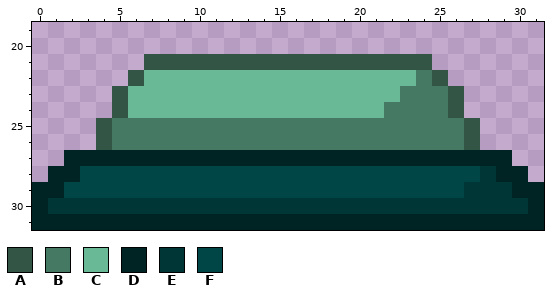
Pixel-art sprite: resources/textures/button.png. Above, as it was before the edit.
The file is 32x32 pixels. Shown: x 0..31, y 19..31.
Palette (. is transparent): A #325546  B #457963  C #69b996  D #002424  E #013636  F #004646
Now the later version:
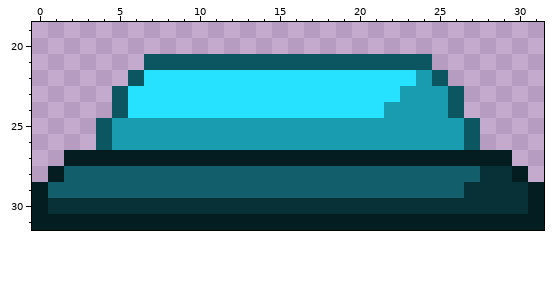
Difference:
Colour A changes from #325546 to #0c5661.
Colour B changes from #457963 to #1a9cb0.
Colour C changes from #69b996 to #26e2ff.
Colour D changes from #002424 to #041d20.
Colour E changes from #013636 to #083137.
Colour F changes from #004646 to #125f6b.
The author changed colour D to colour E in row 28 at x 29; in row 29 at x 30.
The author changed colour D to colour F in row 28 at x 2; in row 29 at x 1.
